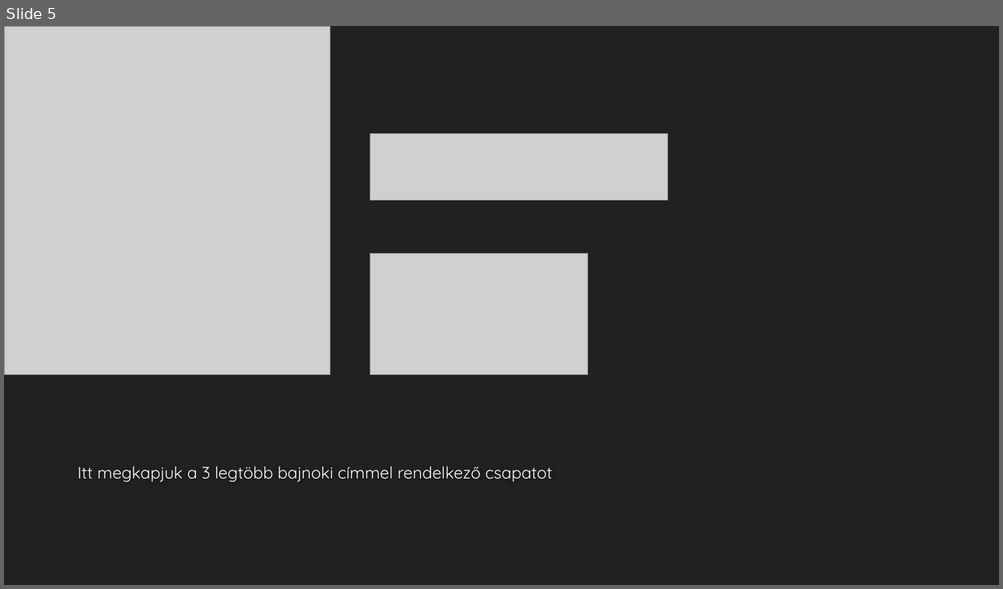
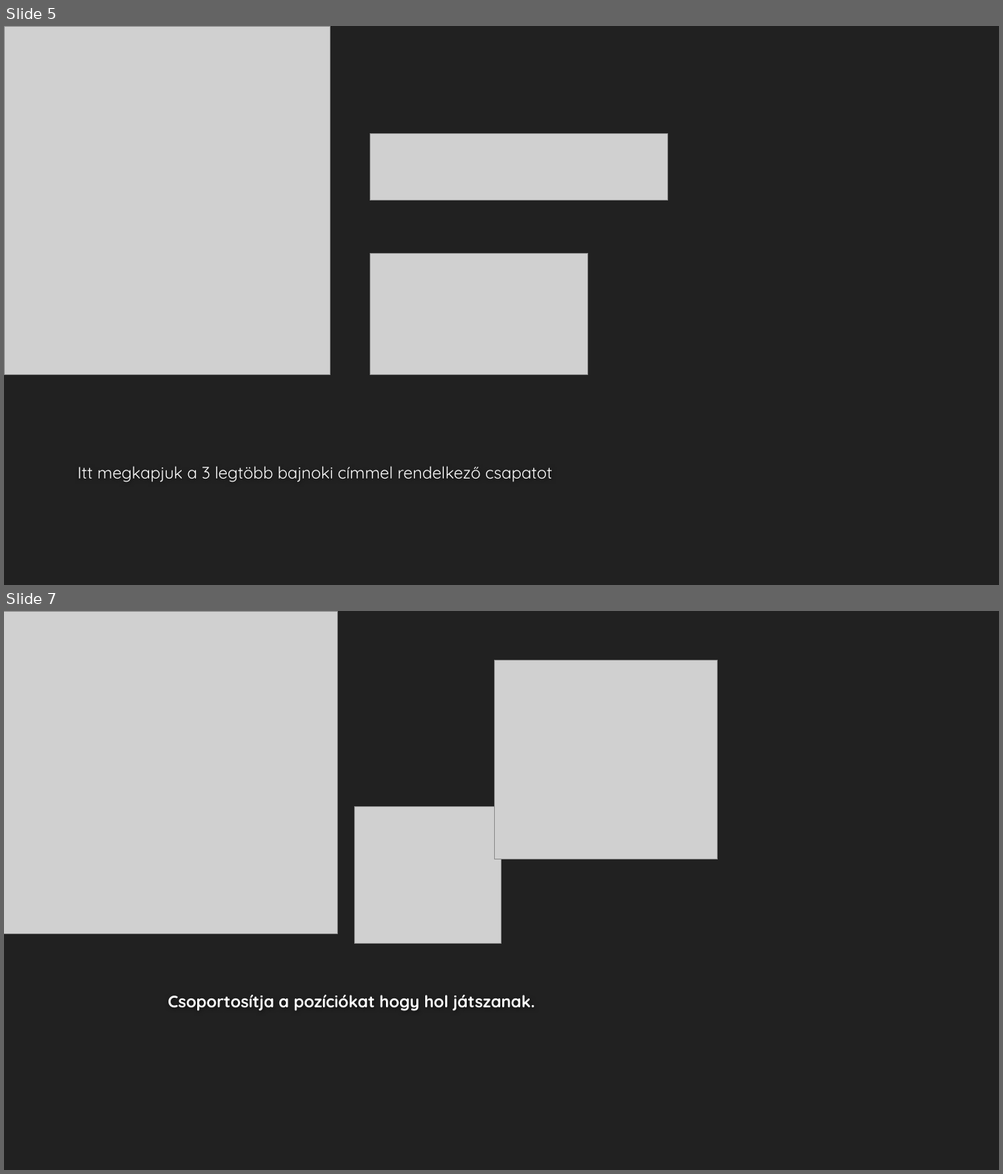
Before and after one commit to feherdorian/LinqProject, a slide deck: Előadás/Linq.ppt.pptx. Shown one above the other, each under a label of ours: slide 5 before the commit, slides 5 and 7 after it; the slides between them are not shown. The pictures are 1003x589 and 1003x1174 pixels, drawn with LibreOffice and Linux fonts; fonts in the diff are those of the drawing; grey boxes stand for pictures; background and template pictures are left out. Boxes give left, top, right and bottom in pixels: in the first picture for what was removed or moved away, otherwise in the second. Text is boxed around its words. In the diff, an @@ line names an element or a change of style, - is before the commit and + after.

```diff
--- a/Előadás/Linq.ppt.pptx
+++ b/Előadás/Linq.ppt.pptx
@@ slide 7 added at bbox=[4, 611, 999, 1170], background #212121 @@
@@ picture added at bbox=[4, 611, 337, 934] @@
@@ picture added at bbox=[494, 661, 717, 860] @@
@@ picture added at bbox=[355, 807, 502, 944] @@
@@ title added at bbox=[168, 995, 535, 1011], 16 pt, text #FEFEFE, bold @@
+Csoportosítja a pozíciókat hogy hol játszanak.
```
Also in this commit, not shown: 3 other slides added.
